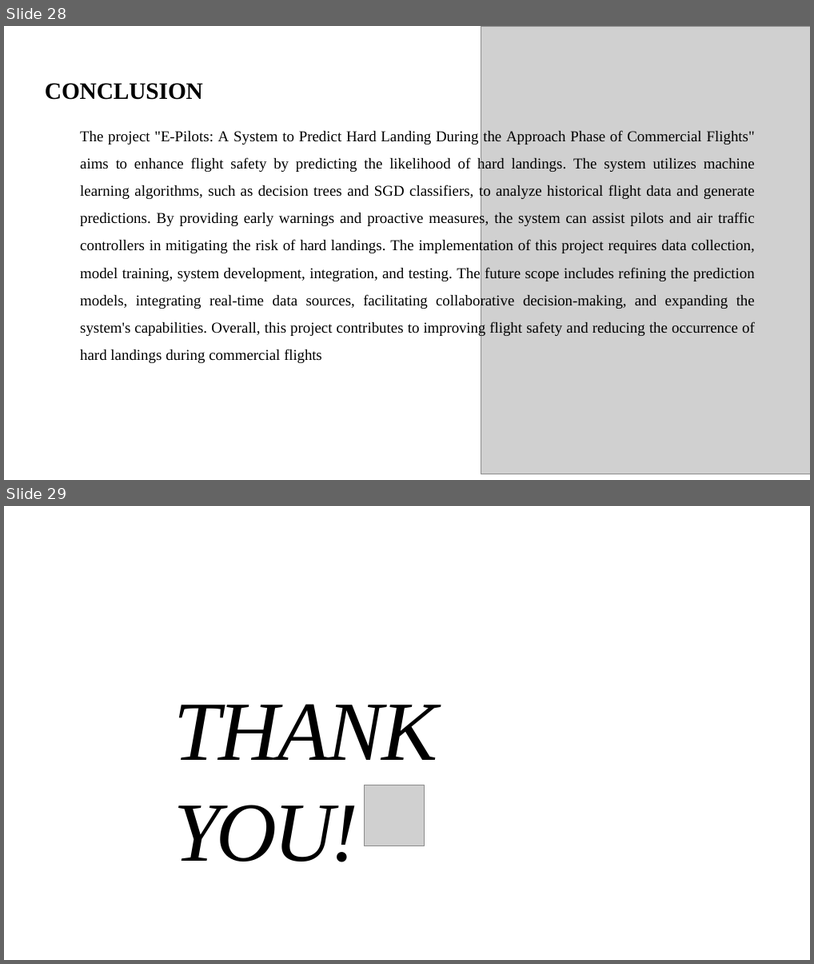
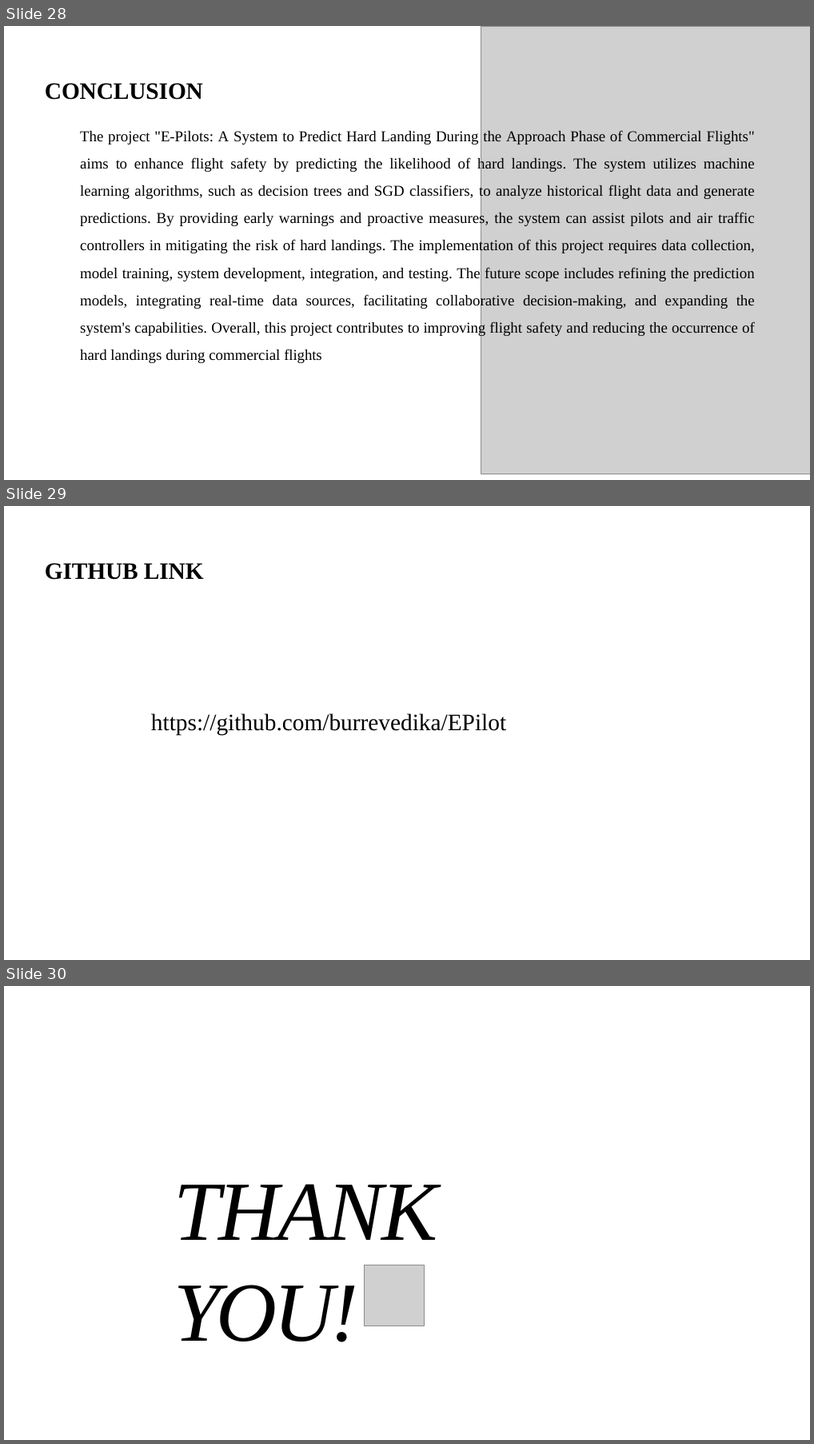
Before and after one commit to burrevedika/EPilot, a slide deck: major project final ppt.pptx. Shown one above the other, each under a label of ours: slides 28 and 29 before the commit, slides 28, 29 and 30 after it. The pictures are 814x964 and 814x1444 pixels, drawn with LibreOffice and Linux fonts; fonts in the diff are those of the drawing; grey boxes stand for pictures; background and template pictures are left out. Boxes give left, top, right and bottom in pixels: in the first picture for what was removed or moved away, otherwise in the second. Text is boxed around its words. In the diff, an @@ line names an element or a change of style, - is before the commit and + after.

Commit message:
Add files via upload
PPT

```diff
--- a/major project final ppt.pptx
+++ b/major project final ppt.pptx
@@ slide 29 added at (4, 506, 810, 960), background #FFFFFF @@
@@ text added at (45, 563, 204, 580), 28 pt, text #000000, bold @@
+GITHUB LINK
@@ text added at (151, 713, 506, 736), 28 pt, text #000000 @@
+https://github.com/burrevedika/EPilot
@@ what was slide 29 is now slide 30 @@
```
